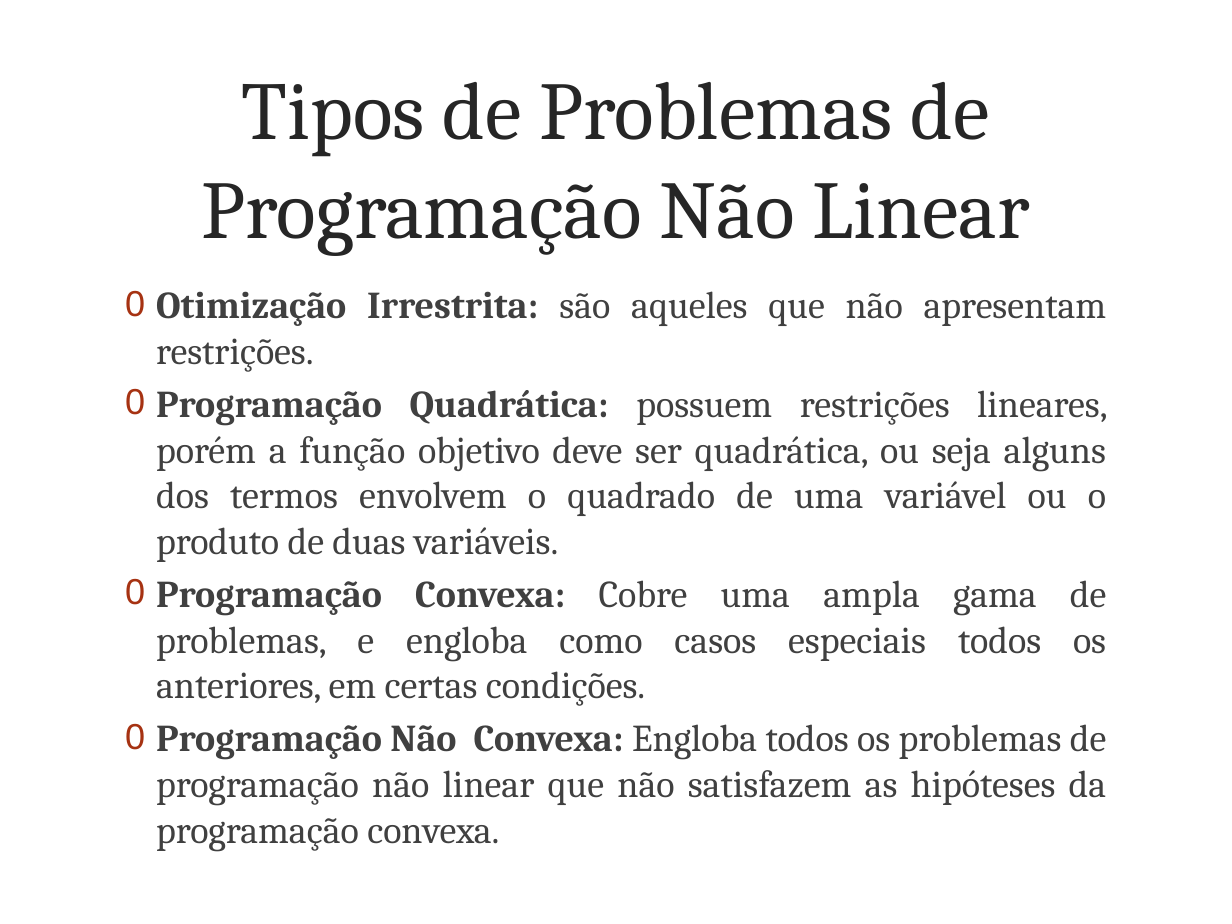
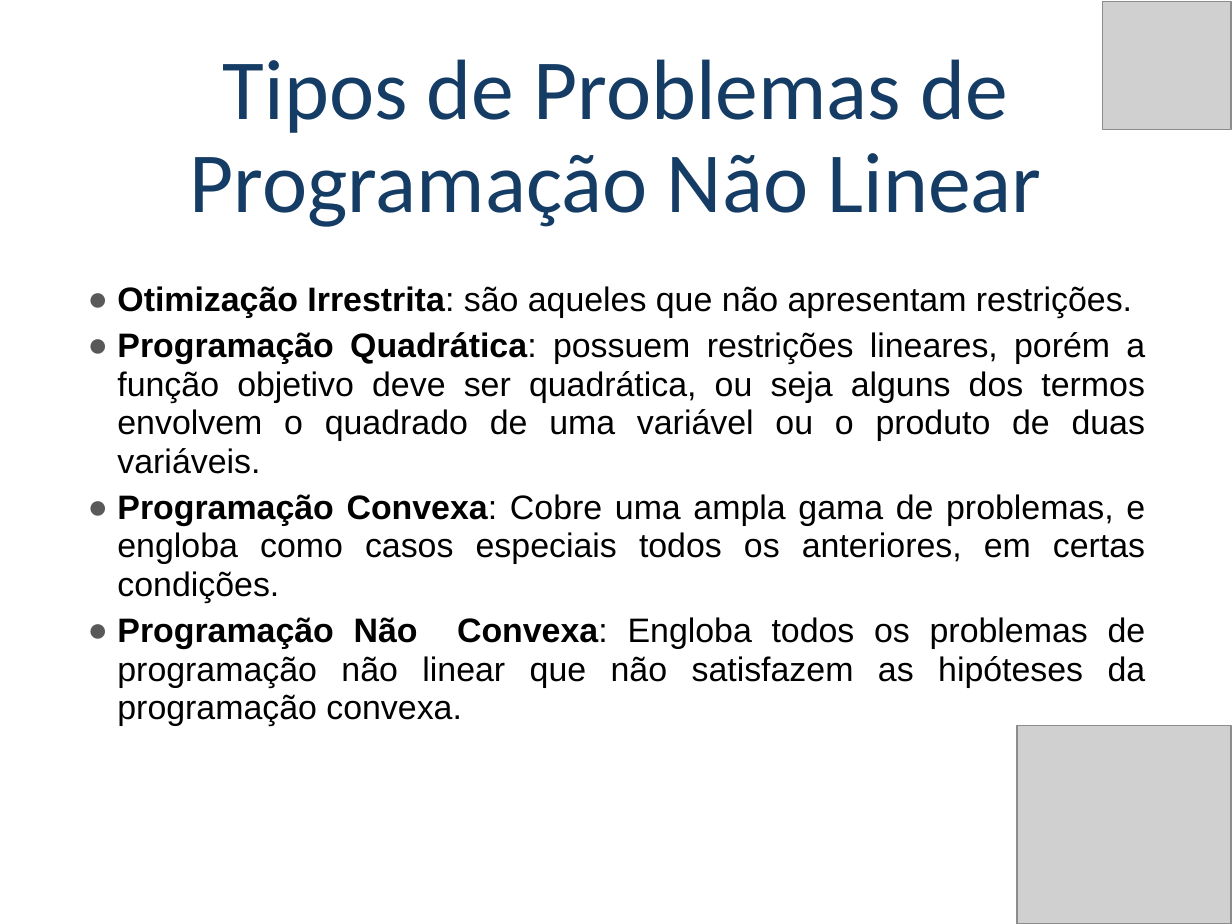
Before and after one commit to poparatodos/Pesquisa-Operacional-Para-Todos, a slide deck: slide 3 of assets/slides/po2/Programação Não Linear.pptx. Drawn at 1232x924 pixels with LibreOffice and Linux fonts; fonts in the diff are those of the drawing; grey boxes stand for pictures; background and template pictures are left out. Boxes give left, top, right and bottom in pixels: in the first picture for what was removed or moved away, otherwise in the second. Text is boxed around its words. In the diff, an @@ line names an element or a change of style, - is before the commit and + after.

```diff
--- a/assets/slides/po2/Programação Não Linear.pptx
+++ b/assets/slides/po2/Programação Não Linear.pptx
@@ picture added at box(1103, 1, 1231, 129) @@
@@ title "Tipos de Problemas de Programação ...": place and size @@
-title "Tipos de Problemas de Programação ..." at box(202, 82, 1030, 256)
+title "Tipos de Problemas de Programação ..." at box(190, 59, 1042, 227)
@@ title "Tipos de Problemas de Programação ..." at box(190, 59, 1042, 227): size 48 to 50 pt, font Cambria to Calibri, text colour #262626 to #143C64; line spacing 1 to 0.9; vertical alignment middle to bottom @@
@@ text "Otimização Irrestrita: são aqueles que ...": place and size @@
-text "Otimização Irrestrita: são aqueles que ..." at box(156, 291, 1107, 806)
+text "Otimização Irrestrita: são aqueles que ..." at box(117, 286, 1146, 726)
@@ text "Otimização Irrestrita: são aqueles que ..." at box(117, 286, 1146, 726): size 22.2 to 19.8 pt, font Cambria to Arial, text colour #404040 to #000000; bold off in "Irrestrita:", "Quadrática:", "Convexa:", "Convexa:"; bullet 0 to ●; line spacing 1 to 0.95; less space between paragraphs; bullet colour #A63212 to #595959 @@
@@ picture added at box(1016, 726, 1231, 924) @@
```
Also in this commit, not shown: 31 other slides changed, 11 other files.
